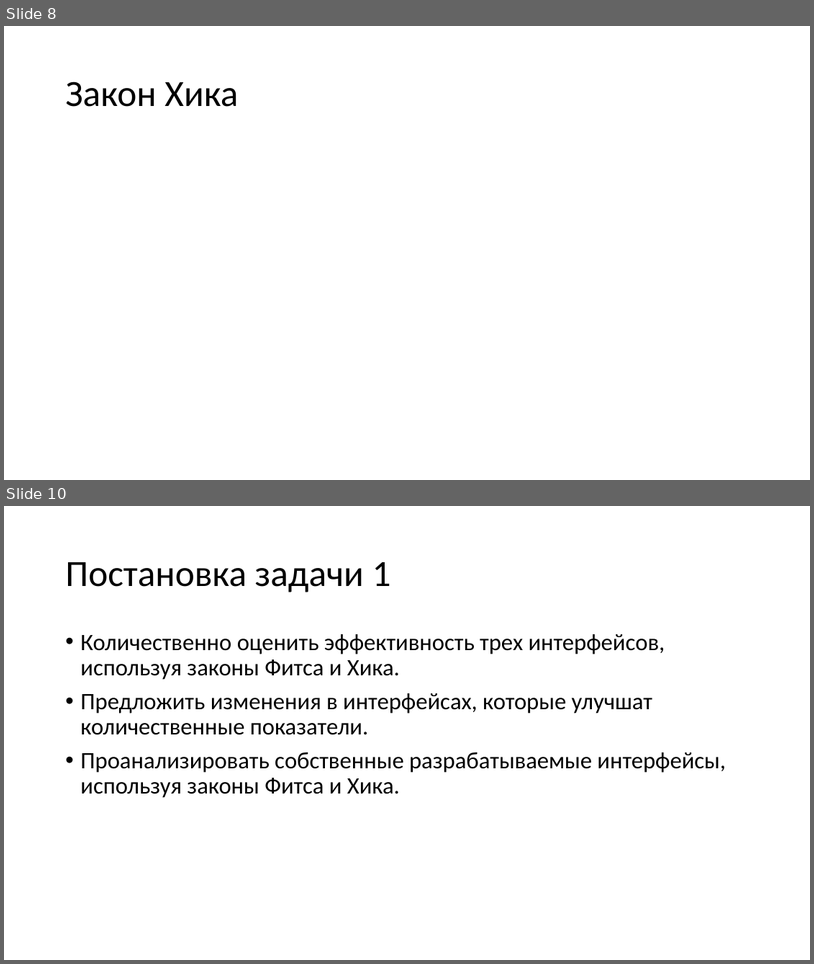
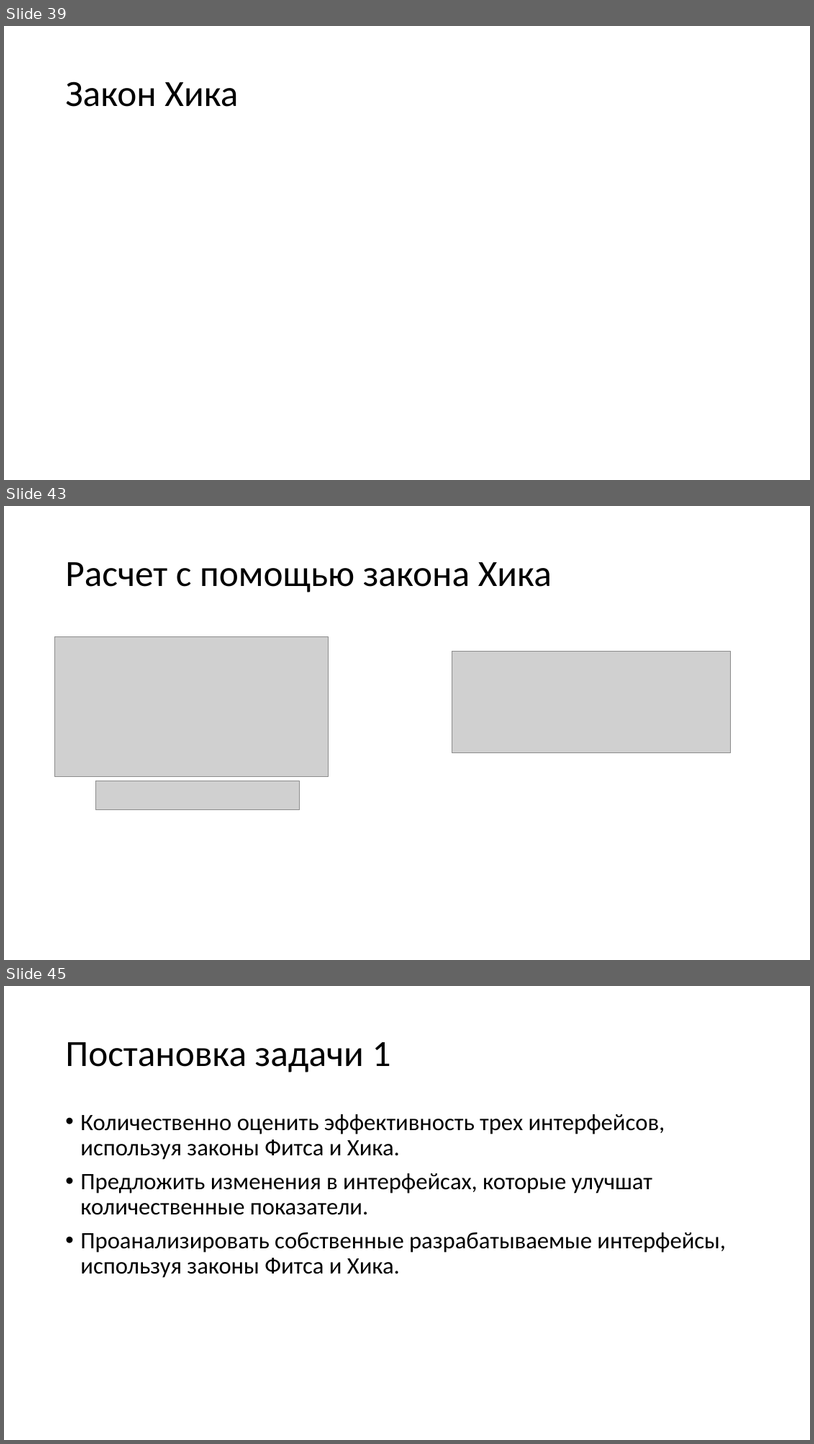
Before and after one commit to naumovda/ux, a slide deck: slides/ux-slides-11.pptx. Shown one above the other, each under a label of ours: slides 8 and 10 before the commit, slides 39, 43 and 45 after it; the slides between them are not shown. The pictures are 814x964 and 814x1444 pixels, drawn with LibreOffice and Linux fonts; fonts in the diff are those of the drawing; grey boxes stand for pictures. Boxes give left, top, right and bottom in pixels: in the first picture for what was removed or moved away, otherwise in the second. Text is boxed around its words. In the diff, an @@ line names an element or a change of style, - is before the commit and + after.

```diff
--- a/slides/ux-slides-11.pptx
+++ b/slides/ux-slides-11.pptx
@@ slide 43 added at [4, 506, 810, 960], background #FFFFFF @@
@@ title added at [65, 562, 552, 592], 44 pt, text #000000 @@
+Расчет с помощью закона Хика
@@ picture added at [55, 636, 328, 777] @@
@@ picture added at [453, 651, 730, 753] @@
@@ picture added at [96, 780, 299, 809] @@
@@ what was slide 8 is now slide 39 @@
@@ what was slide 10 is now slide 45 @@
```
Also in this commit, not shown: 5 slides changed, 41 other slides added, 7 other files.
